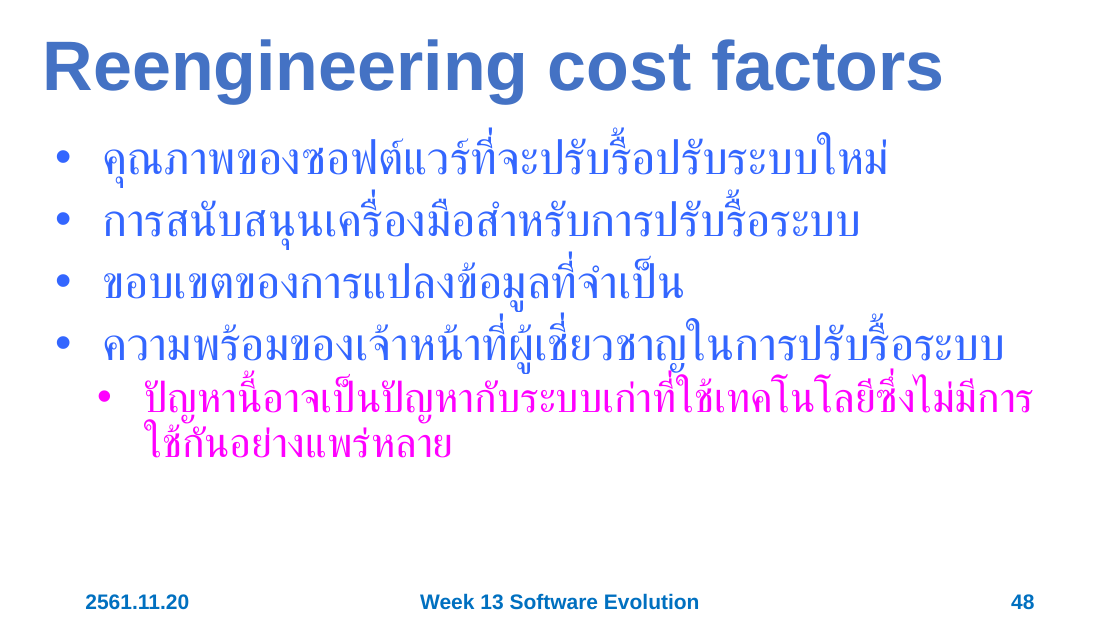
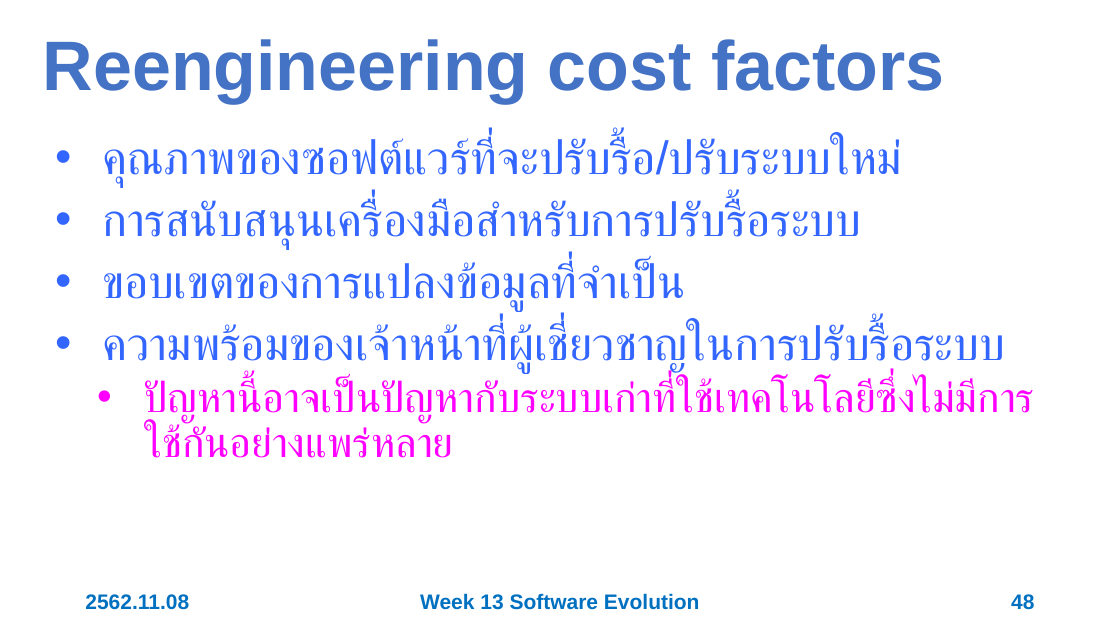
Before and after one commit to 03376806-software-engineering/Week-13-Software-Evolution, a slide deck: slide 48 of Slides/Week 13 Software Evolution.pptx. Drawn at 1120x630 pixels with LibreOffice and Linux fonts; fonts in the diff are those of the drawing. Boxes give left, top, right and bottom in pixels: in the first picture for what was removed or moved away, otherwise in the second. Text is boxed around its words. In the diff, an @@ line names an element or a change of style, - is before the commit and + after.

```diff
--- a/Slides/Week 13 Software Evolution.pptx
+++ b/Slides/Week 13 Software Evolution.pptx
@@ text at [102, 137, 903, 187]: text changed @@
-• คุณภาพของซอฟต์แวร์ที่จะปรับรื้อปรับระบบใหม่
+• คุณภาพของซอฟต์แวร์ที่จะปรับรื้อ/ปรับระบบใหม่
@@ text at [85, 594, 189, 610]: text changed @@
-2561.11.20
+2562.11.08
```
Also in this commit, not shown: 54 other slides changed.
